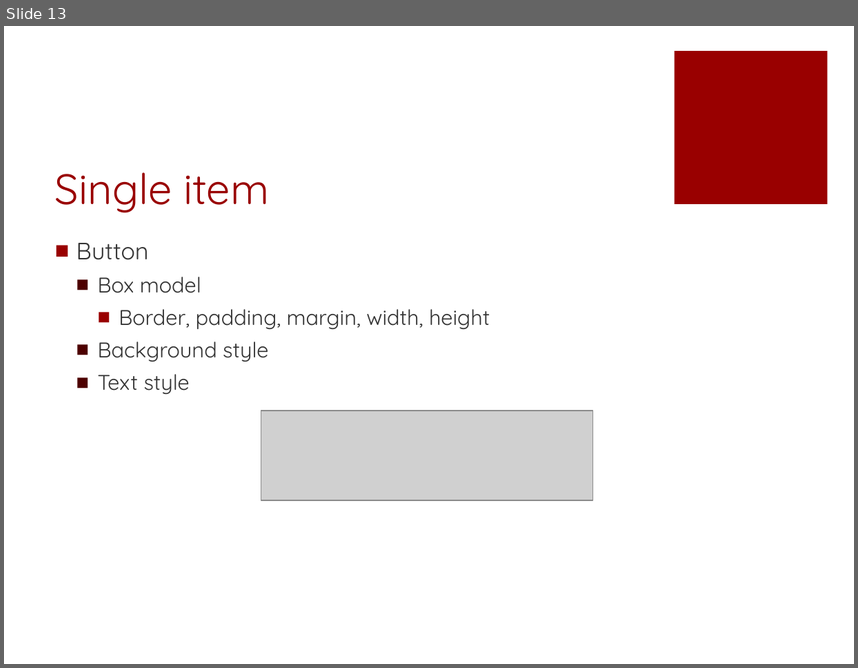
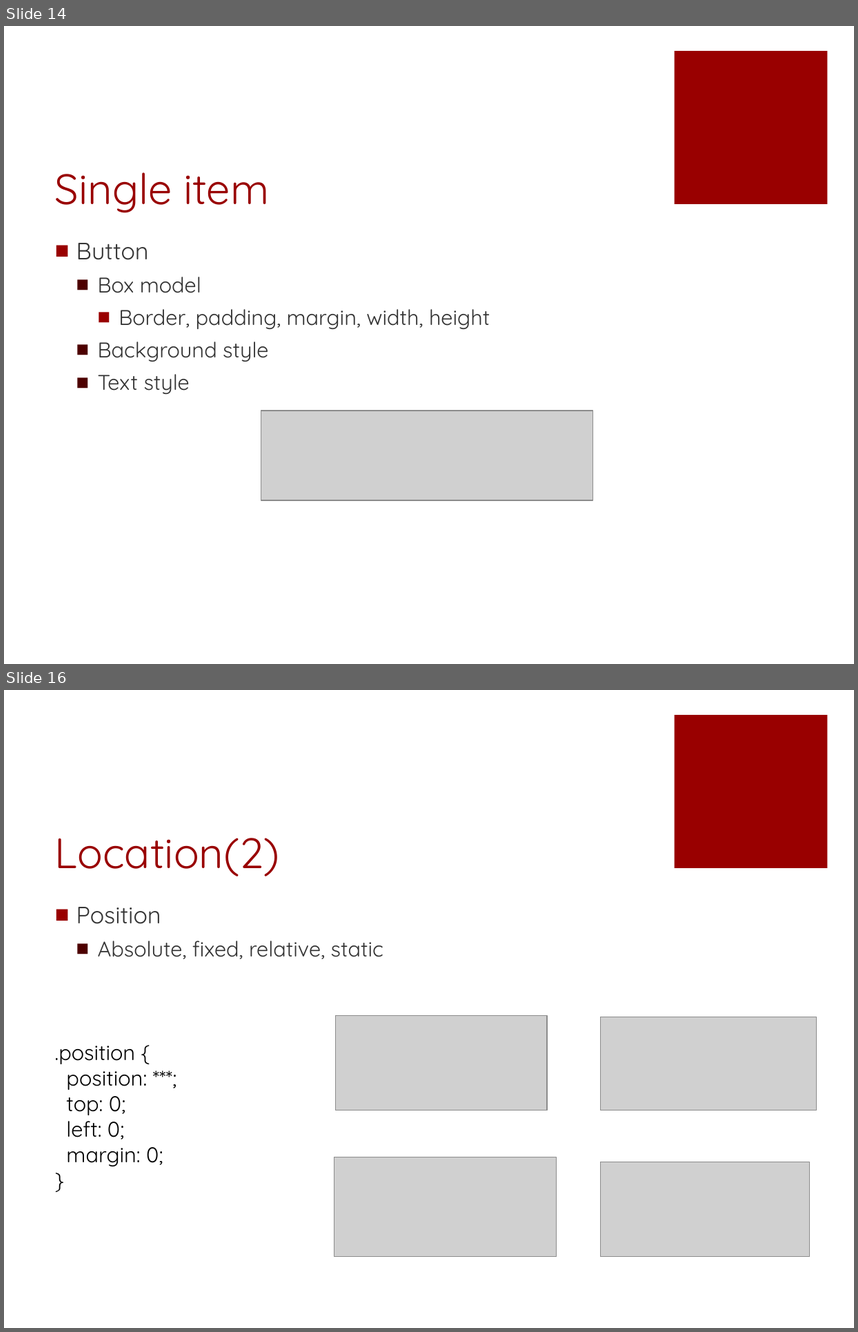
Before and after one commit to fuying/frondendtraining, a slide deck: CSS/CSS.pptx. Shown one above the other, each under a label of ours: slide 13 before the commit, slides 14 and 16 after it; the slides between them are not shown. The pictures are 858x668 and 858x1332 pixels, drawn with LibreOffice and Linux fonts; fonts in the diff are those of the drawing; grey boxes stand for pictures. Boxes give left, top, right and bottom in pixels: in the first picture for what was removed or moved away, otherwise in the second. Text is boxed around its words. In the diff, an @@ line names an element or a change of style, - is before the commit and + after.

```diff
--- a/CSS/CSS.pptx
+++ b/CSS/CSS.pptx
@@ slide 16 added at (4,690,854,1328), background #FFFFFF; not listed: 1 template element that a slide beside it also shows @@
@@ title added at (55,838,279,876), 36 pt, text #990000 @@
+Location(2)
@@ text added at (76,907,383,959), 18 pt, text #333333 @@
+■ Position
+  ■ Absolute, fixed, relative, static
@@ picture added at (335,1016,547,1110) @@
@@ picture added at (601,1016,817,1110) @@
@@ text added at (55,1045,163,1166), 18 pt, text #000000 @@
+.position {
+position: ***;
+top: 0;
+left: 0;
+margin: 0;
+}
@@ picture added at (335,1156,557,1256) @@
@@ picture added at (601,1162,810,1256) @@
@@ what was slide 13 is now slide 14 @@
```
Also in this commit, not shown: 8 slides changed, 3 other slides added.
